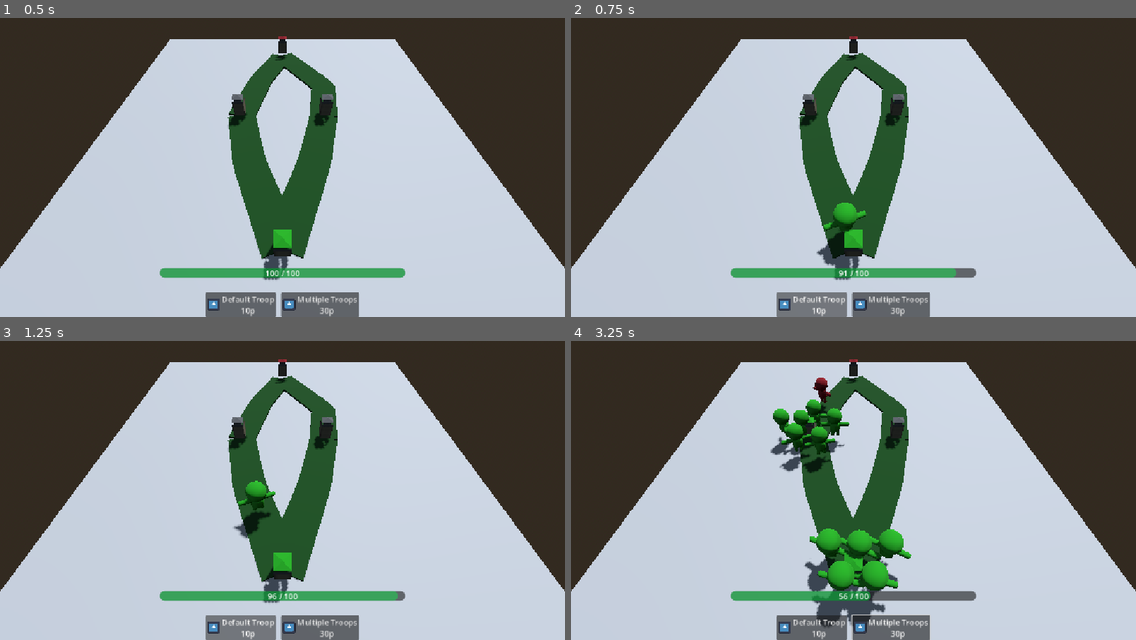
Above: before the commit, frames 1-4 (two rows, left to right).
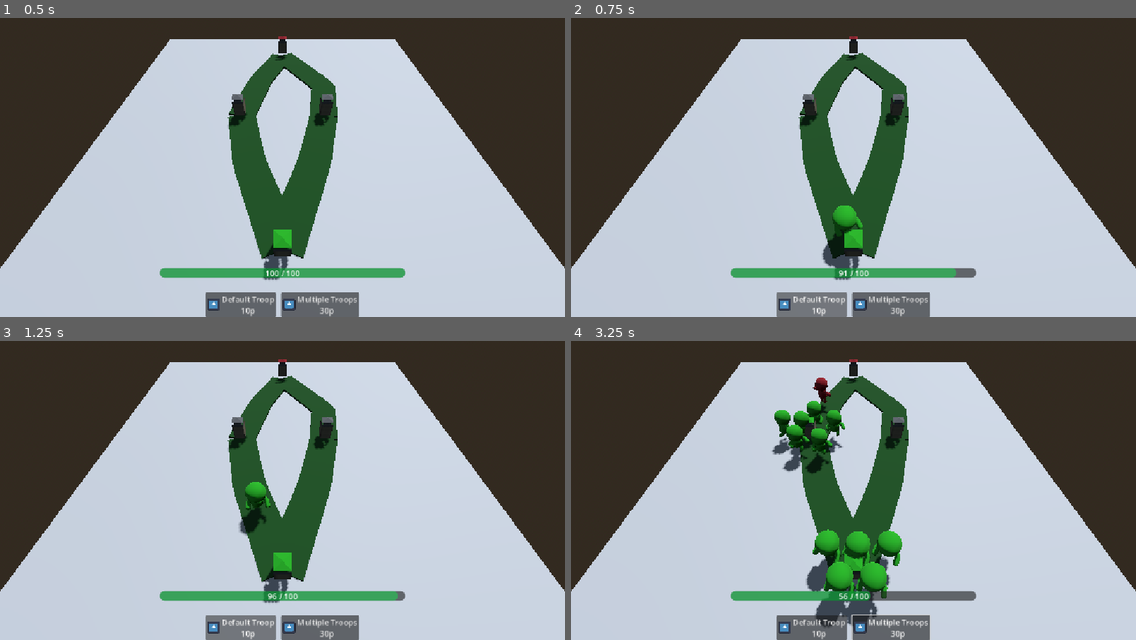
Above: after the commit, the same moments.

Repository: redd096/CrossCommunityGameJam2026
Game: Godot game, scene res://Scenes/game_scene.tscn
Two runs of this game, one before a commit and one after it. Both use one fixed random seed, a clock stepped at 60 frames per second and the inputs below. The engine's default icon, where the game draws it, is replaced by a stand-in: a white triangle on a blue panel in a dark square.
Inputs (mouse positions are in pixels of both pictures, inside the frame that each line leads up to):
- Up to frame 1 (0.5 s): no input
- Up to frame 2 (0.75 s): click "Default Troop 10p" at 0.5 s
- Up to frame 3 (1.25 s): no input
- Up to frame 4 (3.25 s): click "Multiple Troops 30p" at 1.25 s; move the mouse to (977, 466) at 2.02 s; hold Right (ui_right) 2.03-2.78 s; click (977, 466) at 2.17 s; move the mouse to (740, 496) at 2.77 s; hold Down (ui_down) from 2.78 s (still down); tap Enter (ui_accept) at 3.02 s

Frame 1 is identical in both runs. In frame 2, 0.3% of the frame differs, in the area x 43-53%, y 61-84%; in frame 3, 0.3%; in frame 4, 1.9%, in the area x 35-61%, y 19-95%.

Commit message:
fix animations

Diff:
--- a/Scenes/Units/default_enemy_unit.tscn
+++ b/Scenes/Units/default_enemy_unit.tscn
@@ -151,11 +151,11 @@
 
 [sub_resource type="AnimationNodeStateMachineTransition" id="AnimationNodeStateMachineTransition_uffue"]
 advance_mode = 2
-advance_expression = "state == CharacterState.FOLLOW_TARGET"
+advance_expression = "velocity.length() > 0.1"
 
 [sub_resource type="AnimationNodeStateMachineTransition" id="AnimationNodeStateMachineTransition_0obr8"]
 advance_mode = 2
-advance_expression = "state == CharacterState.FOLLOW_TARGET"
+advance_expression = "velocity.length() <= 0.1"
 
 [sub_resource type="AnimationNodeStateMachineTransition" id="AnimationNodeStateMachineTransition_uogb4"]
 advance_mode = 2
--- a/Scenes/Units/default_player_unit.tscn
+++ b/Scenes/Units/default_player_unit.tscn
@@ -150,15 +150,14 @@
 
 [sub_resource type="AnimationNodeStateMachineTransition" id="AnimationNodeStateMachineTransition_uffue"]
 advance_mode = 2
-advance_expression = "state == CharacterState.FOLLOW_TARGET"
+advance_expression = "velocity.length() > 0.1"
 
 [sub_resource type="AnimationNodeStateMachineTransition" id="AnimationNodeStateMachineTransition_0obr8"]
 advance_mode = 2
-advance_expression = "state == CharacterState.FOLLOW_TARGET"
+advance_expression = "velocity.length() <= 0.1"
 
 [sub_resource type="AnimationNodeStateMachineTransition" id="AnimationNodeStateMachineTransition_uogb4"]
 advance_mode = 2
-advance_expression = "state == CharacterState.IDLE"
 
 [sub_resource type="AnimationNodeStateMachine" id="AnimationNodeStateMachine_tckcw"]
 states/End/position = Vector2(615, 100)
--- a/Scenes/Units/multiple_player_unit.tscn
+++ b/Scenes/Units/multiple_player_unit.tscn
@@ -150,15 +150,14 @@
 
 [sub_resource type="AnimationNodeStateMachineTransition" id="AnimationNodeStateMachineTransition_uffue"]
 advance_mode = 2
-advance_expression = "state == CharacterState.FOLLOW_TARGET"
+advance_expression = "velocity.length() > 0.1"
 
 [sub_resource type="AnimationNodeStateMachineTransition" id="AnimationNodeStateMachineTransition_0obr8"]
 advance_mode = 2
-advance_expression = "state == CharacterState.FOLLOW_TARGET"
+advance_expression = "velocity.length() <= 0.1"
 
 [sub_resource type="AnimationNodeStateMachineTransition" id="AnimationNodeStateMachineTransition_uogb4"]
 advance_mode = 2
-advance_expression = "state == CharacterState.IDLE"
 
 [sub_resource type="AnimationNodeStateMachine" id="AnimationNodeStateMachine_tckcw"]
 states/End/position = Vector2(615, 100)
